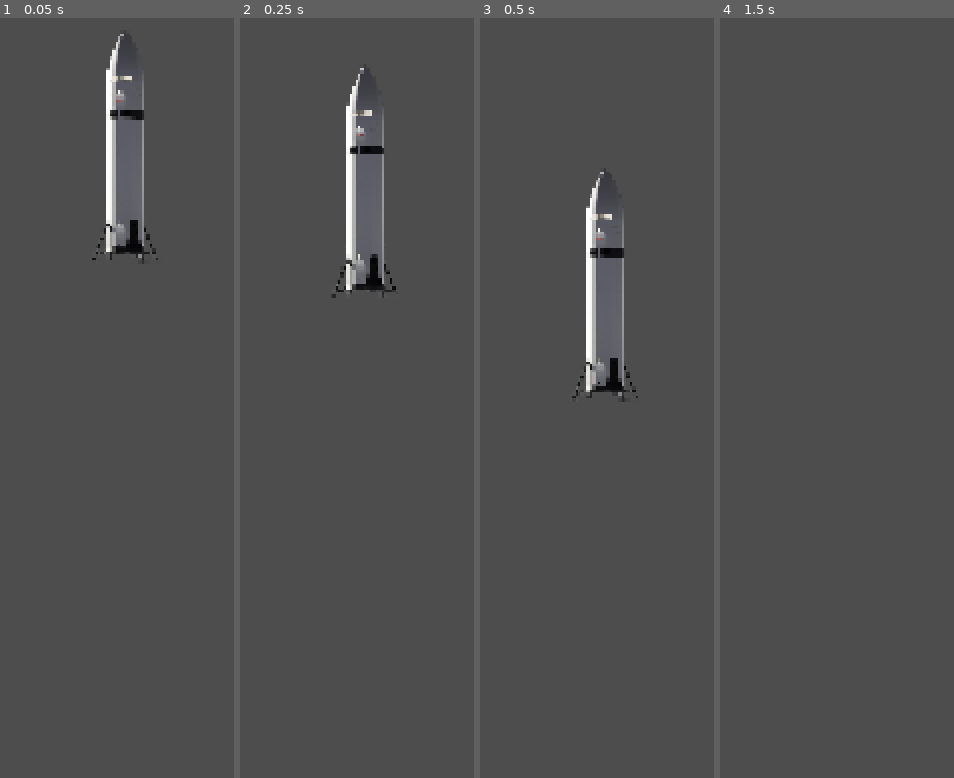
Above: before the commit, frames 1-4 (left to right).
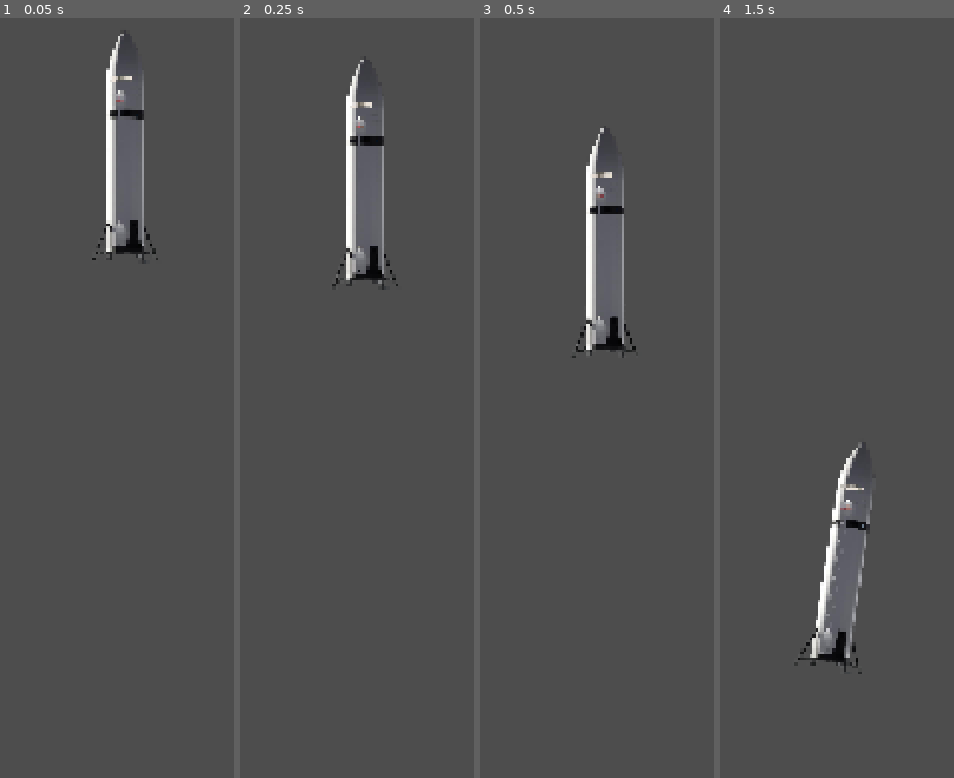
Above: after the commit, the same moments.

Repository: cyb3rgeorge/subnorminal
Game: Godot game, scene res://physics.tscn
Two runs of this game, one before a commit and one after it. Both use one fixed random seed, a clock stepped at 60 frames per second and the inputs below. Before the commit the project has no main scene; this scene is started directly in both runs.
Inputs:
- Up to frame 1 (0.05 s): no input
- Up to frame 2 (0.25 s): no input
- Up to frame 3 (0.5 s): no input
- Up to frame 4 (1.5 s): hold Right (rotateRight) 0.53-1.28 s; hold 1 (1Engine, bound only after the commit) 0.53-1.28 s; tap 2 (2Engines, bound only after the commit) at 0.8, 1.35 s; hold Down (throttleDown) from 1.28 s (still down)

The runs differ from the first frame. In frame 1, less than 0.1% of the frame differs, in the area x 45-61%, y 2-32%; in frame 2, 1.4%; in frame 3, 2.5%; in frame 4, 3.4%, in the area x 31-65%, y 56-87%.

Commit message:
GNC 3

Diff:
--- a/physics.tscn
+++ b/physics.tscn
@@ -3,13 +3,18 @@
 [ext_resource type="Texture2D" uid="uid://ddpdtrd0tbnna" path="res://images/hls.png" id="1_5ogd2"]
 [ext_resource type="Script" uid="uid://bw3qik1luvw6a" path="res://rigid_body_2d.gd" id="1_agxhv"]
 
+[sub_resource type="RectangleShape2D" id="RectangleShape2D_5wfv7"]
+size = Vector2(1198, 100)
+
 [node name="Node2D" type="Node2D" unique_id=1745848919]
 
 [node name="RigidBody2D" type="RigidBody2D" parent="." unique_id=1724685367]
 position = Vector2(478, 193)
+gravity_scale = 0.8
 inertia = 1000.0
 can_sleep = false
-linear_damp = 1.0
+linear_damp = 2.0
+angular_damp = 1.0
 script = ExtResource("1_agxhv")
 
 [node name="CollisionPolygon2D" type="CollisionPolygon2D" parent="RigidBody2D" unique_id=92514545]
@@ -19,3 +24,12 @@
 [node name="Sprite2D" type="Sprite2D" parent="RigidBody2D" unique_id=343599404]
 scale = Vector2(0.23636362, 0.23636363)
 texture = ExtResource("1_5ogd2")
+
+[node name="Area2D" type="Area2D" parent="." unique_id=1206827131]
+position = Vector2(0, 648)
+
+[node name="CollisionShape2D" type="CollisionShape2D" parent="Area2D" unique_id=333878887]
+position = Vector2(589, -40)
+shape = SubResource("RectangleShape2D_5wfv7")
+
+[connection signal="body_entered" from="Area2D" to="RigidBody2D" method="_on_area_2d_body_entered"]
--- a/project.godot
+++ b/project.godot
@@ -10,7 +10,8 @@
 
 [application]
 
-config/name="isaacmanSavesArtemis"
+config/name="Subnorminal"
+run/main_scene="uid://bpewqquya7kue"
 config/features=PackedStringArray("4.7", "GL Compatibility")
 config/icon="res://icon.svg"
 
@@ -44,6 +45,26 @@
 "events": [Object(InputEventKey,"resource_local_to_scene":false,"resource_name":"","device":-1,"window_id":0,"alt_press …(195 unchanged characters)…
 ]
 }
+1Engine={
+"deadzone": 0.2,
+"events": [Object(InputEventKey,"resource_local_to_scene":false,"resource_name":"","device":-1,"window_id":0,"alt_pressed":false,"shift_pressed":false,"ctrl_pressed":false,"meta_pressed":false,"pressed":false,"keycode":0,"physical_keycode":49,"key_label":0,"unicode":49,"location":0,"echo":false,"script":null)
+]
+}
+2Engines={
+"deadzone": 0.2,
+"events": [Object(InputEventKey,"resource_local_to_scene":false,"resource_name":"","device":-1,"window_id":0,"alt_pressed":false,"shift_pressed":false,"ctrl_pressed":false,"meta_pressed":false,"pressed":false,"keycode":0,"physical_keycode":50,"key_label":0,"unicode":50,"location":0,"echo":false,"script":null)
+]
+}
+3Engines={
+"deadzone": 0.2,
+"events": [Object(InputEventKey,"resource_local_to_scene":false,"resource_name":"","device":-1,"window_id":0,"alt_pressed":false,"shift_pressed":false,"ctrl_pressed":false,"meta_pressed":false,"pressed":false,"keycode":0,"physical_keycode":51,"key_label":0,"unicode":51,"location":0,"echo":false,"script":null)
+]
+}
+EngineCutoff={
+"deadzone": 0.2,
+"events": [Object(InputEventKey,"resource_local_to_scene":false,"resource_name":"","device":-1,"window_id":0,"alt_pressed":false,"shift_pressed":false,"ctrl_pressed":false,"meta_pressed":false,"pressed":false,"keycode":0,"physical_keycode":81,"key_label":0,"unicode":113,"location":0,"echo":false,"script":null)
+]
+}
 
 [physics]
 
--- a/rigid_body_2d.gd
+++ b/rigid_body_2d.gd
@@ -1,29 +1,49 @@
 extends RigidBody2D
 
-@export var power = 3000
-@export var angularPower = 10000
+var power = 1000
+var angularPower = 1000
+
+var throttle = 0
+
+var engines = 0
 
 var thrust = Vector2.ZERO
 var rotationalDirection = 0
 
-func _ready():
-	gravity_scale = 1
-	freeze = false
-	lock_rotation = false
-	can_sleep = false
-	custom_integrator = false
-	inertia = 1000
-	angular_damp_mode = DAMP_MODE_REPLACE
-	angular_damp = 0
-
 func get_input():
 	thrust = Vector2.ZERO
+
+	if Input.is_action_pressed("EngineCutoff"):
+		engines = 0
+	if Input.is_action_pressed("1Engine"):
+		engines = 1
+	if Input.is_action_pressed("2Engines"):
+		engines = 2
+	if Input.is_action_pressed("3Engines"):
+		engines = 3
+
 	if Input.is_action_pressed("throttleUp"):
-		thrust = -transform.y * power
+		throttle = throttle + 1
+	if Input.is_action_pressed("throttleDown"):
+		throttle = throttle -1
+
+	if throttle > 0:
+		thrust = engines * throttle* -transform.y * power
 	rotationalDirection = Input.get_axis("rotateLeft", "rotateRight")
+
+	if throttle < 0:
+		throttle = 0
+	if throttle > 100:
+		throttle = 100
 
 func _physics_process (delta):
 	get_input()
-	#print(rotationalDirection)
 	constant_force = thrust
 	constant_torque = rotationalDirection * angularPower
+	print(rotationalDirection)
+	print("Throttle: ", throttle)
+	print(engines, " Engines")
+
+func _on_area_2d_body_entered(body: Node2D) -> void:
+	if body == self:
+		set_deferred("freeze", true)
